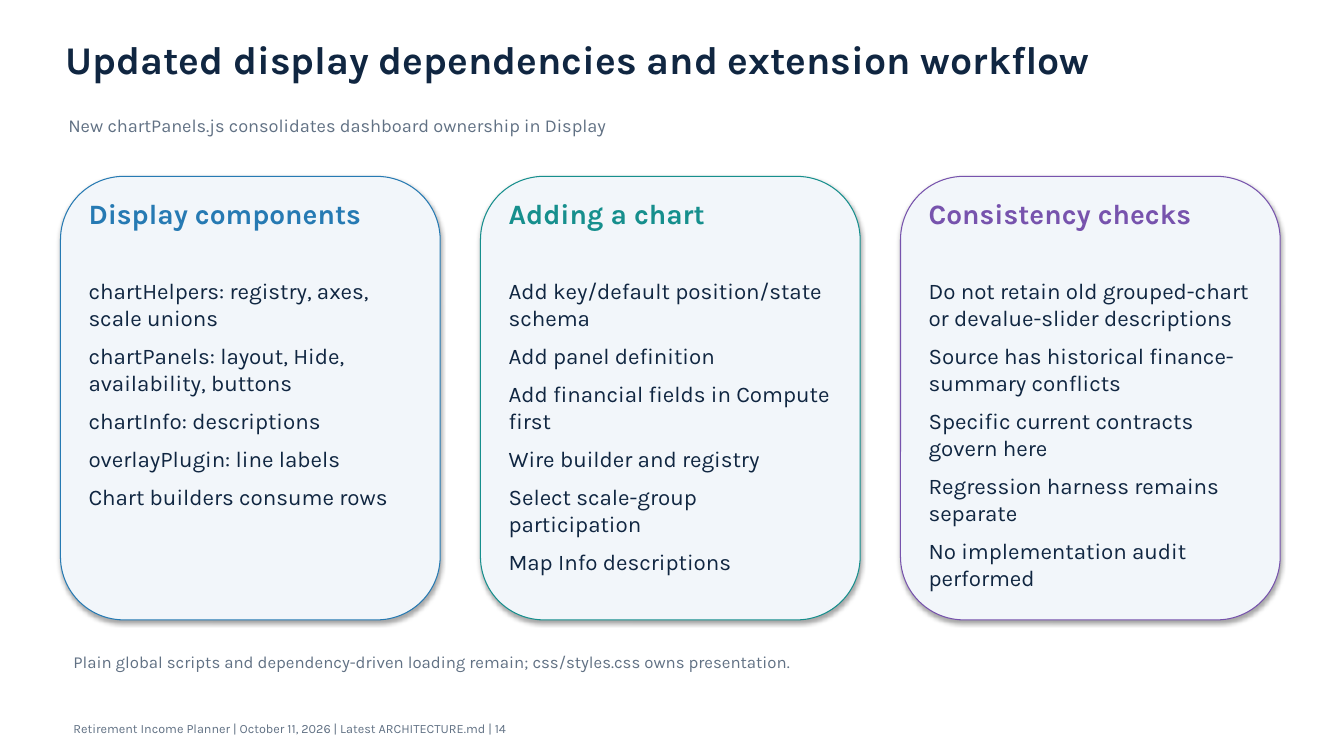
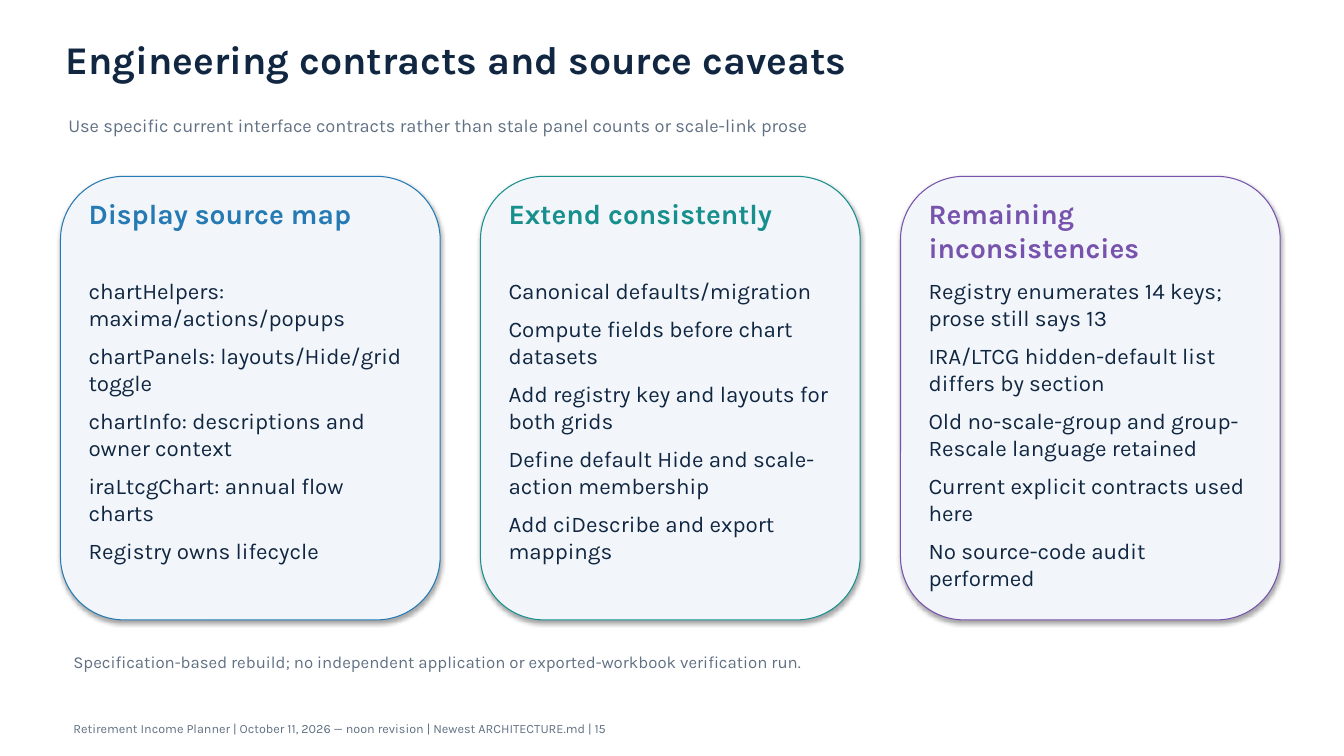
Before and after one commit to howardc64/retirefin, a slide deck: slide 15 of docs/retirement_income_planner_architecture.pptx (slide 14 before the commit). Drawn at 1344x756 pixels with LibreOffice and Linux fonts; fonts in the diff are those of the drawing. Boxes give left, top, right and bottom in pixels: in the first picture for what was removed or moved away, otherwise in the second. Text is boxed around its words. In the diff, an @@ line names an element or a change of style, - is before the commit and + after.

```diff
--- a/docs/retirement_income_planner_architecture.pptx
+++ b/docs/retirement_income_planner_architecture.pptx
@@ text at [65,46,847,84]: text changed @@
-Updated display dependencies and extension workflow
+Engineering contracts and source caveats
@@ text at [68,119,807,137]: text changed @@
-New chartPanels.js consolidates dashboard ownership in Display
+Use specific current interface contracts rather than stale panel counts or scale-link prose
@@ text at [89,204,351,231]: text changed @@
-Display components
+Display source map
@@ text at [509,204,772,231]: text changed @@
-Adding a chart
+Extend consistently
@@ text at [929,204,1140,259]: text changed @@
-Consistency checks
+Remaining inconsistencies
@@ text at [89,283,401,565]: text changed @@
-chartHelpers: registry, axes, scale unions
-chartPanels: layout, Hide, availability, buttons
-chartInfo: descriptions
-overlayPlugin: line labels
-Chart builders consume rows
+chartHelpers: maxima/actions/popups
+chartPanels: layouts/Hide/grid toggle
+chartInfo: descriptions and owner context
+iraLtcgChart: annual flow charts
+Registry owns lifecycle
@@ text at [509,282,828,565]: text changed @@
-Add key/default position/state schema
-Add panel definition
-Add financial fields in Compute first
-Wire builder and registry
-Select scale-group participation
-Map Info descriptions
+Canonical defaults/migration
+Compute fields before chart datasets
+Add registry key and layouts for both grids
+Define default Hide and scale-action membership
+Add ciDescribe and export mappings
@@ text at [929,283,1244,592]: text changed @@
-Do not retain old grouped-chart or devalue-slider descriptions
-Source has historical finance-summary conflicts
-Specific current contracts govern here
-Regression harness remains separate
-No implementation audit performed
+Registry enumerates 14 keys; prose still says 13
+IRA/LTCG hidden-default list differs by section
+Old no-scale-group and group-Rescale language retained
+Current explicit contracts used here
+No source-code audit performed
@@ text at [73,656,800,672]: text changed @@
-Plain global scripts and dependency-driven loading remain; css/styles.css owns presentation.
+Specification-based rebuild; no independent application or exported-workbook verification run.
@@ text at [73,724,606,734]: text changed @@
-Retirement Income Planner | October 11, 2026 | Latest ARCHITECTURE.md | 14
+Retirement Income Planner | October 11, 2026 — noon revision | Newest ARCHITECTURE.md | 15
```
Also in this commit, not shown: 9 other slides changed, 5 slides added, 4 slides removed, 16 other files.
